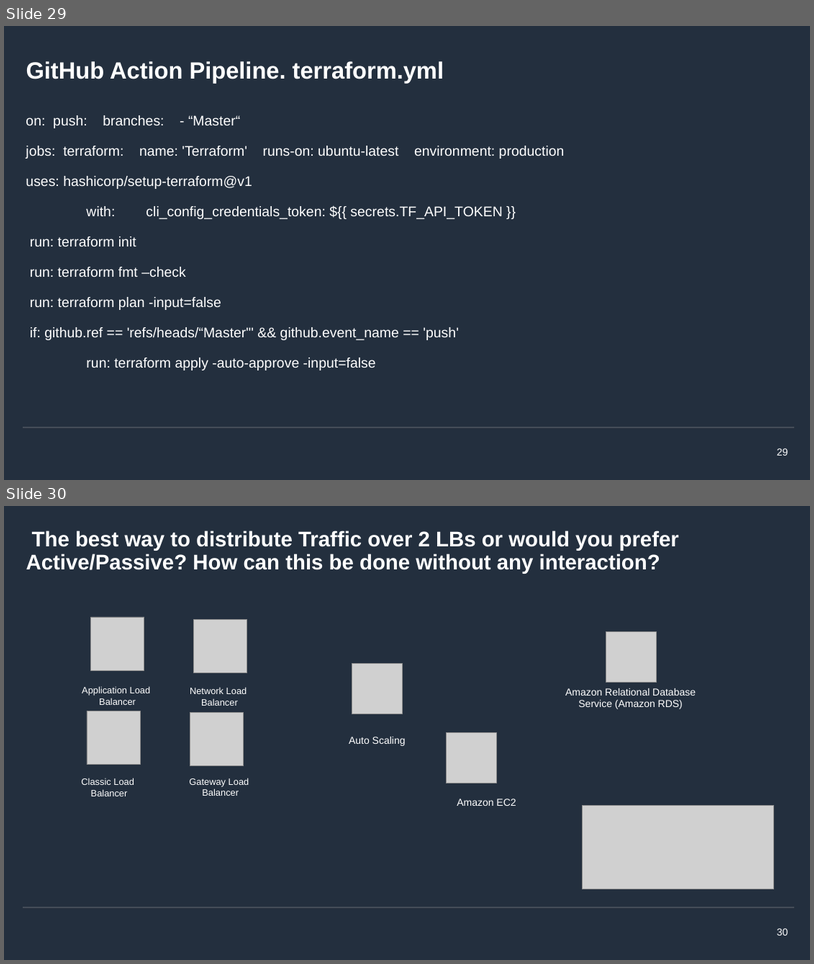
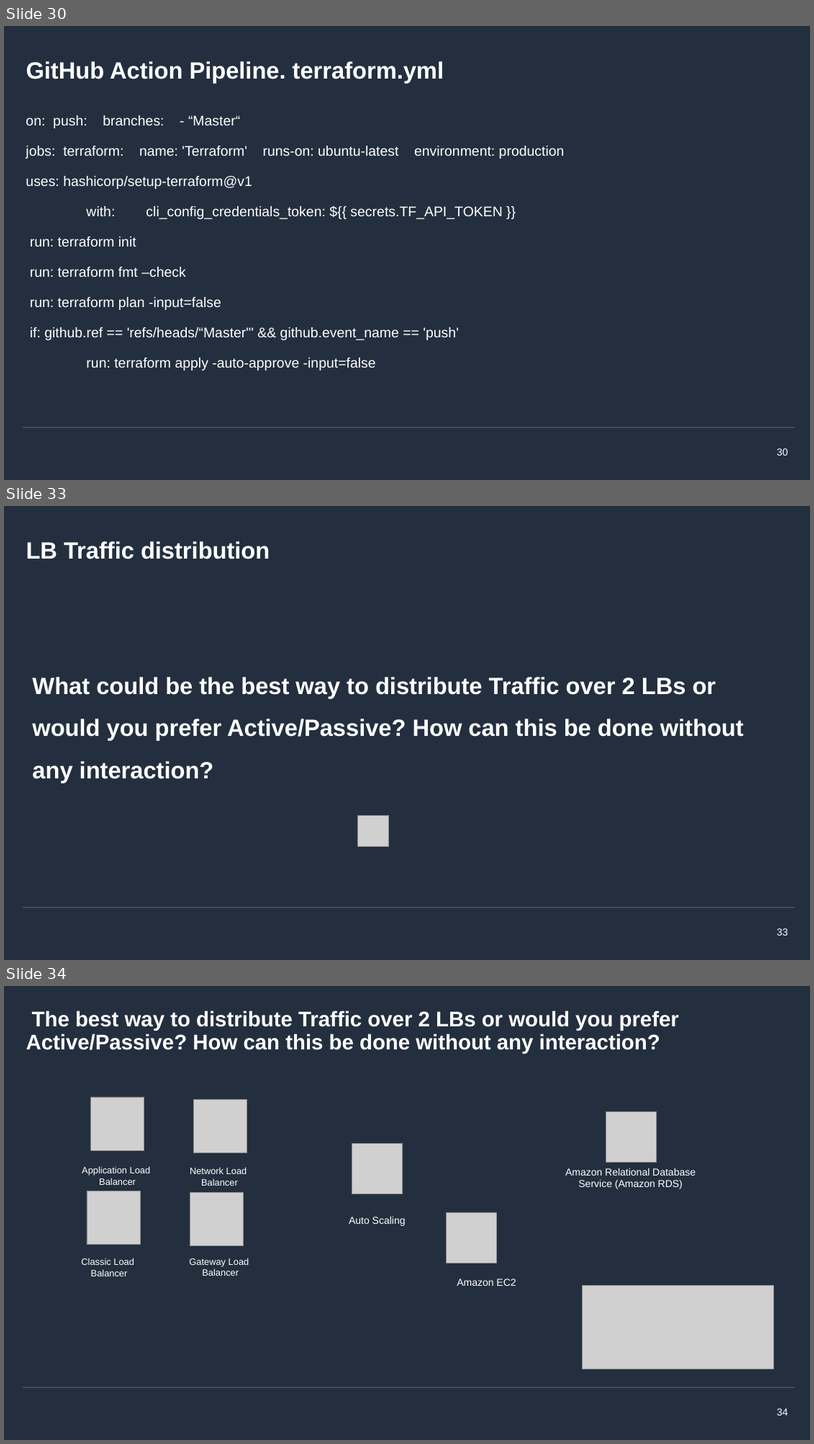
Before and after one commit to mcrucovschii/SmallEnvironment, a slide deck: Crucovschii-AWS-SmallEnvironment.pptx. Shown one above the other, each under a label of ours: slides 29 and 30 before the commit, slides 30, 33 and 34 after it; the slides between them are not shown. The pictures are 814x964 and 814x1444 pixels, drawn with LibreOffice and Linux fonts; fonts in the diff are those of the drawing; grey boxes stand for pictures; background and template pictures are left out. Boxes give left, top, right and bottom in pixels: in the first picture for what was removed or moved away, otherwise in the second. Text is boxed around its words. In the diff, an @@ line names an element or a change of style, - is before the commit and + after.

```diff
--- a/Crucovschii-AWS-SmallEnvironment.pptx
+++ b/Crucovschii-AWS-SmallEnvironment.pptx
@@ slide 33 added at (x1=4, y1=506, x2=810, y2=960), background #232F3E; not listed: 2 template elements that a slide beside it also shows @@
@@ title added at (x1=26, y1=541, x2=270, y2=559), 28 pt, text #FFFFFF, bold @@
+LB Traffic distribution
@@ text added at (x1=32, y1=677, x2=744, y2=782), 28 pt, text #FFFFFF, bold @@
+What could be the best way to distribute Traffic over 2 LBs or would you prefer Active/Passive? How can this be done without any interaction?
@@ picture added at (x1=358, y1=815, x2=388, y2=846) @@
@@ page number added at (x1=777, y1=928, x2=789, y2=935), 12 pt, text #FFFFFF @@
+33
@@ what was slide 29 is now slide 30 @@
@@ page number at (x1=777, y1=448, x2=789, y2=455): text changed @@
-29
+30
@@ what was slide 30 is now slide 34 @@
@@ page number at (x1=777, y1=1408, x2=789, y2=1415): text changed @@
-30
+34
```
Also in this commit, not shown: 11 slides changed, 3 other slides added, 1 other file.
